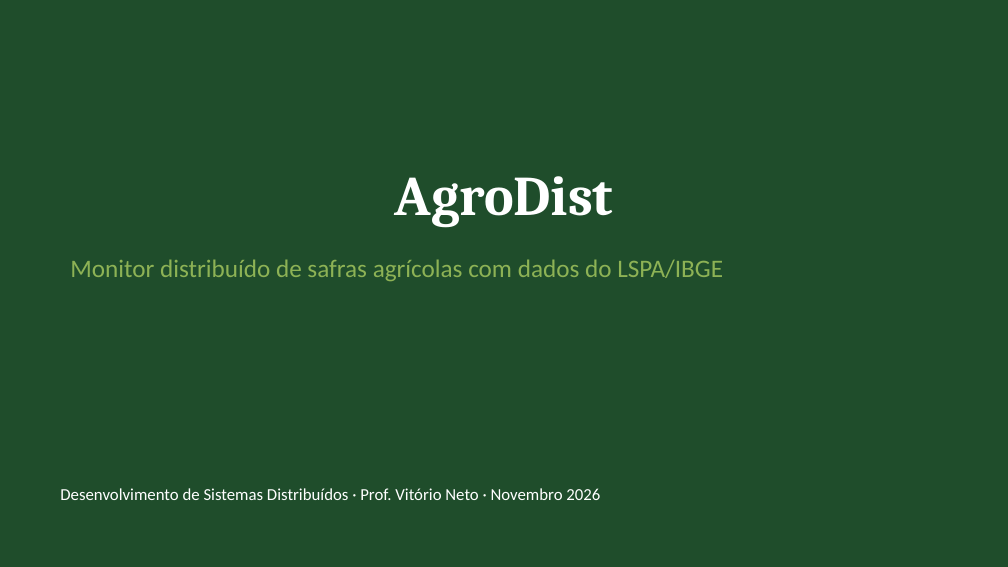
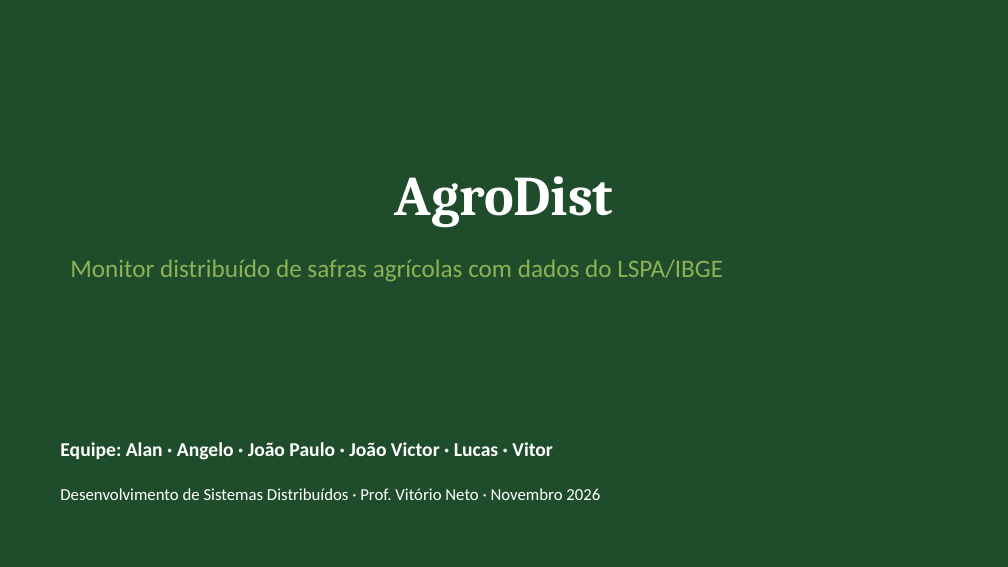
Before and after one commit to joaopsilva12/projeto_sistemas_distribuidos, a slide deck: slide 1 of docs/pitch/AgroDist_Pitch.pptx. Drawn at 1008x567 pixels with LibreOffice and Linux fonts; fonts in the diff are those of the drawing. Boxes give left, top, right and bottom in pixels: in the first picture for what was removed or moved away, otherwise in the second. Text is boxed around its words. In the diff, an @@ line names an element or a change of style, - is before the commit and + after.

Commit message:
Equipe nos documentos e roteiro da demonstração

```diff
--- a/docs/pitch/AgroDist_Pitch.pptx
+++ b/docs/pitch/AgroDist_Pitch.pptx
@@ text added at (60,442,553,460), 14 pt, text #FFFFFF, bold @@
+Equipe: Alan · Angelo · João Paulo · João Victor · Lucas · Vitor
```
Also in this commit, not shown: 3 other files.
